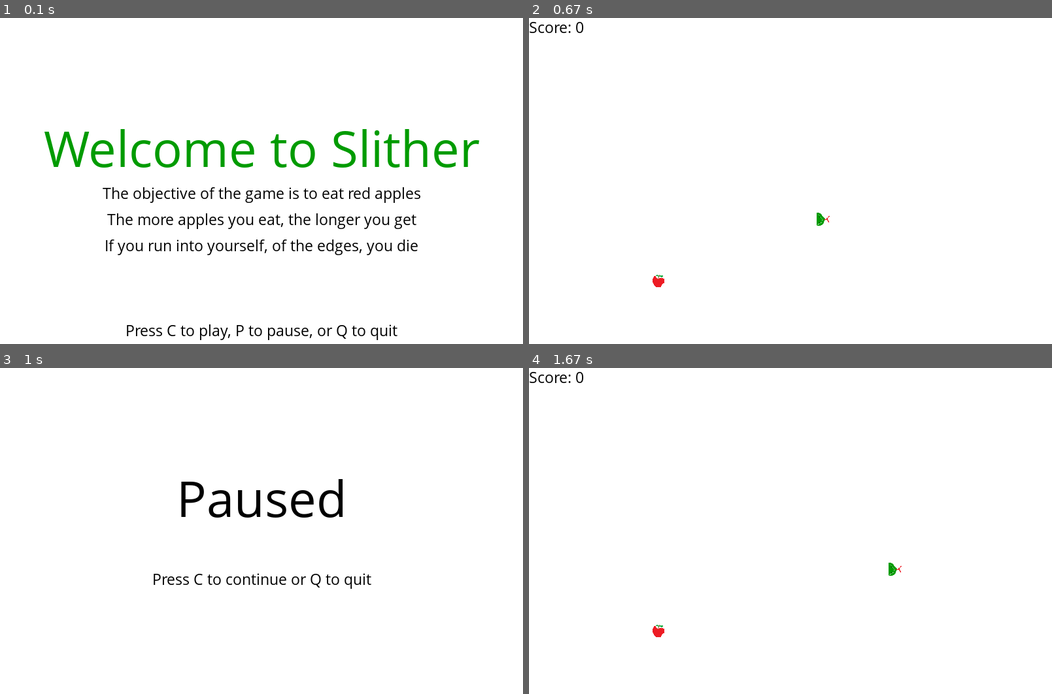
Above: before the commit, frames 1-4 (two rows, left to right).
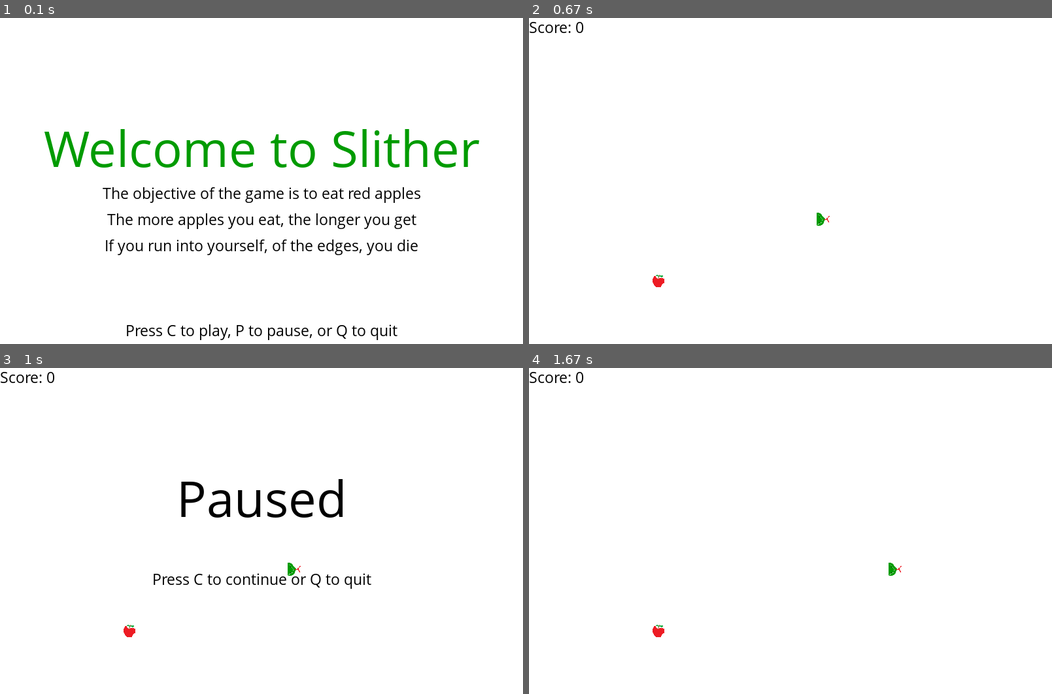
Above: after the commit, the same moments.

Repository: LeNPaul/Hello-World
Game: pygame game, started from SnakeGameClone/Slither.py
The game is run twice, just before and just after one commit, with the same random seed, the same clock (stepped at 60 frames per second) and the same inputs.
Inputs:
- Up to frame 1 (0.1 s): no input
- Up to frame 2 (0.67 s): tap C at 0.33 s
- Up to frame 3 (1 s): tap P at 0.67 s
- Up to frame 4 (1.67 s): tap C at 1, 1.48 s; hold Right from 1.33 s (still down)

Frames 1-2 are identical in both runs. In frame 3, 0.2% of the frame differs, in the area x 0-58%, y 1-83%; in frame 4, nothing differs.

Commit message:
Change Pausing Functions

Diff:
--- a/SnakeGameClone/Slither.py
+++ b/SnakeGameClone/Slither.py
@@ -26,6 +26,10 @@
 
 def pause():
     paused = True
+    message_to_screen("Paused", black, -100, "large")
+    message_to_screen("Press C to continue or Q to quit", black, 25)
+
+    pygame.display.update()
 
     while paused:
         for event in pygame.event.get():
@@ -40,11 +44,8 @@
                     pygame.quit()
                     quit()
 
-        gameDisplay.fill(white)
-        message_to_screen("Paused", black, -100, "large")
-        message_to_screen("Press C to continue or Q to quit", black, 25)
-
-        pygame.display.update()
+        #gameDisplay.fill(white)
+
         clock.tick(5)
 
 def score(score):
